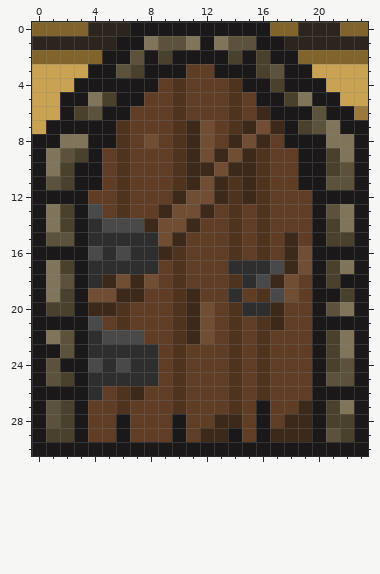
Two versions of one pixel-art sprite, images/environment/doorClsd.png. Above: the version before the commit.
The file is 24x31 pixels.
New version:
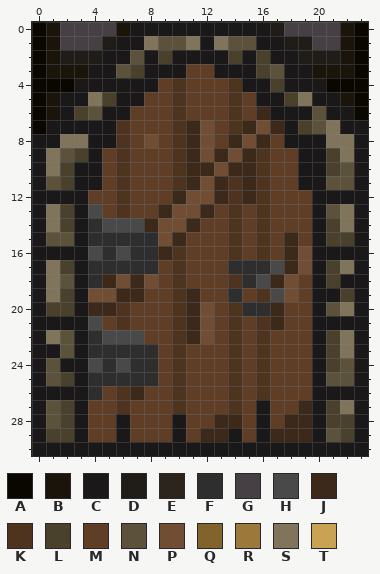
Palette (. is transparent): A #0a0701  B #1a140b  C #1a1818  D #201c17  E #2b251e  F #2e2e2e  G #463f43  H #4a4949  J #3d291a  K #4e331f  L #4a412c  M #603d25  N #5c523b  P #704d33  Q #81642c  R #9a793a  S #80745b  T #c9a353
Edits made:
y 0: x 0..6 QQQQEEE -> ABGGGGB; x 17..23 QQEEEQQ -> DGGGGBA
y 1: x 0..5 EEEEEE -> ABGGGD; x 18..23 EEEEEE -> DDGGBA
y 2: x 0..4 QQQQQ -> ABDDD; x 19..23 QQQQQ -> DDDBA
y 3: x 0..3 TTTT -> ABBB; x 20..23 TTTT -> BBBA
y 4: x 0..2 TTT -> AAA; x 21..23 TTT -> AAA
y 5: x 0..1 TT -> AB; x 22..23 TT -> BA
y 6: x 0..1 TT -> AB; x 23 R -> A
y 7: x 0 T -> A
